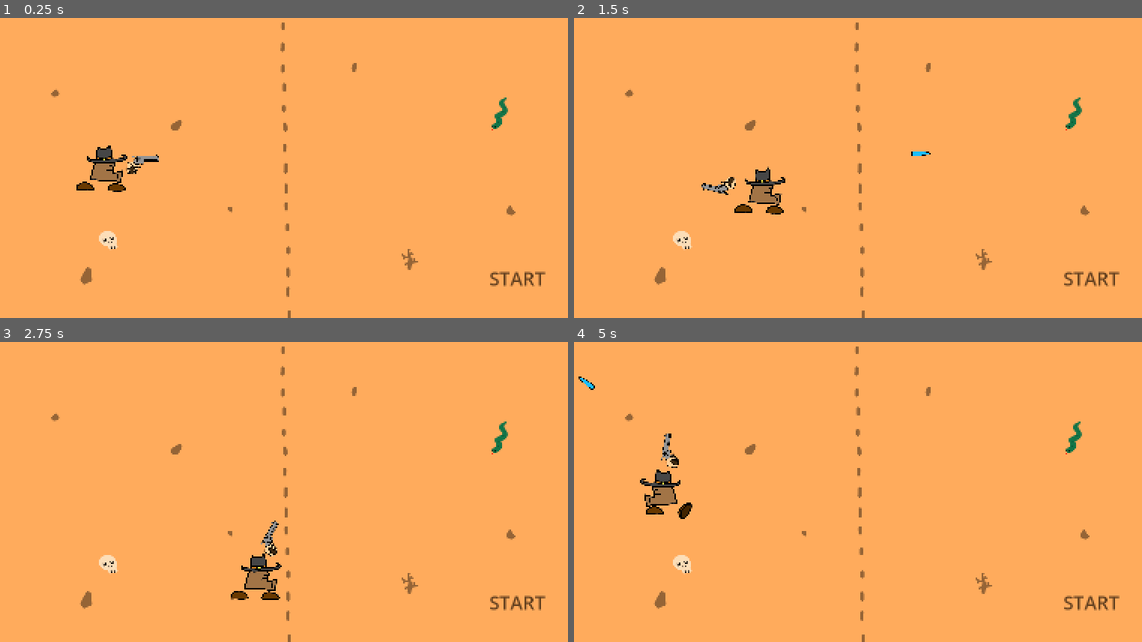
Above: before the commit, frames 1-4 (two rows, left to right).
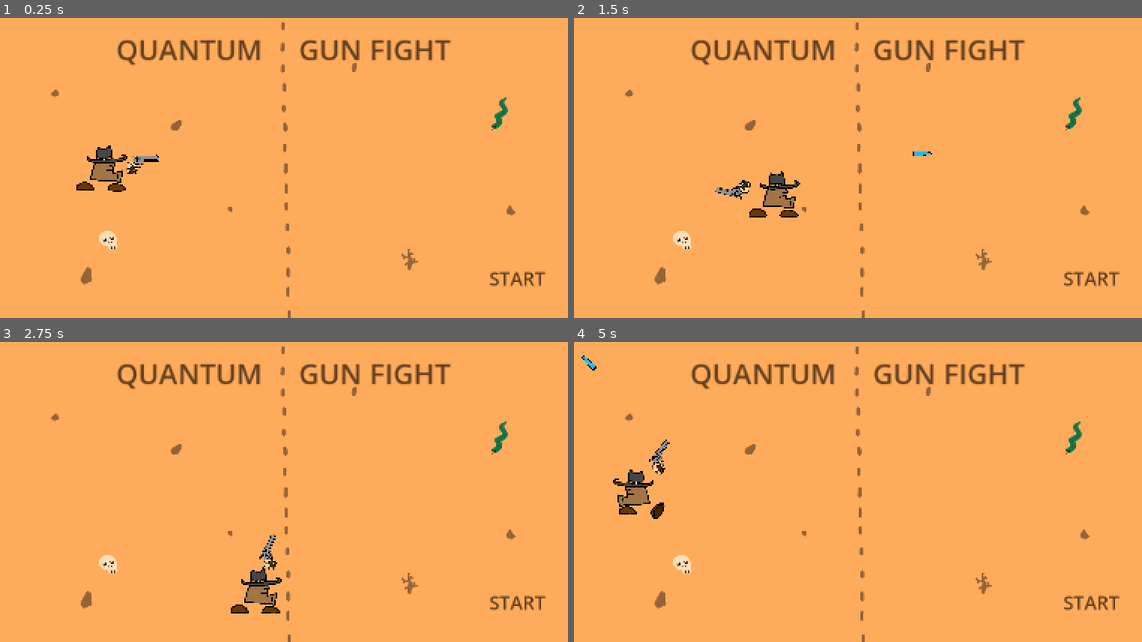
Above: after the commit, the same moments.

Repository: scrr-az/JD_prelim_proj
Game: Godot game, scene res://scenes/main.tscn
Same seed, same stepped clock (60 frames per second), same inputs: the game is played once before the commit and once after it. Sound files missing from this copy of the repository are replaced by a short silence.
Inputs (mouse positions are in pixels of both pictures, inside the frame that each line leads up to):
- Up to frame 1 (0.25 s): no input
- Up to frame 2 (1.5 s): tap Enter at 0.5 s; move the mouse to (988, 153) at 0.52 s; hold D (p1_right) 0.53-1.28 s; click (988, 153) at 0.6 s; move the mouse to (738, 183) at 1.27 s; hold S (p1_down) from 1.28 s (still down); tap Down (p2_down) at 1.35 s
- Up to frame 3 (2.75 s): move the mouse to (340, 426) at 2.02 s; release S (p1_down) at 2.03 s; hold D (p1_right) from 2.03 s (still down); hold Left (p2_left) from 2.03 s (still down)
- Up to frame 4 (5 s): move the mouse to (829, 552) at 2.77 s; release D (p1_right) at 2.78 s; release Left (p2_left) at 2.78 s; hold W (p1_up) 2.78-3.53 s; tap Right (p2_right) at 2.85 s; move the mouse to (1039, 537) at 3.52 s; hold Up (p2_up) 3.53-4.28 s; hold A (p1_left) from 3.53 s (still down); move the mouse to (676, 447) at 4.27 s; click (676, 447) at 4.35 s

The runs differ from the first frame. In frame 1, 1.8% of the frame differs, in the area x 20-80%, y 7-16%; in frame 2, 3.1%; in frame 3, 3.0%; in frame 4, 3.4%, in the area x 0-80%, y 4-59%.

Commit message:
added stuff hahga

Diff:
--- a/scenes/main.tscn
+++ b/scenes/main.tscn
@@ -35,6 +35,16 @@
 position = Vector2(-0.5, 0)
 shape = SubResource("RectangleShape2D_b3qua")
 
+[node name="Label2" type="Label" parent="." unique_id=1393271562]
+offset_left = -446.0
+offset_top = -368.0
+offset_right = 149.0
+offset_bottom = -299.0
+scale = Vector2(1.5, 1.5)
+theme_override_colors/font_color = Color(0.38647342, 0.25077, 0.12355999, 1)
+theme_override_font_sizes/font_size = 50
+text = "QUANTUM     GUN FIGHT"
+
 [node name="Camera2D" type="Camera2D" parent="." unique_id=288225239]
 
 [node name="Wall2" type="StaticBody2D" parent="." unique_id=774032764]
--- a/scripts/player.gd
+++ b/scripts/player.gd
@@ -1,6 +1,6 @@
 extends CharacterBody2D
 
-@export var max_speed = 300												## maximum speed
+@export var max_speed = 350												## maximum speed
 @export var accel = 200000												## acceleration
 @export var friction = 700000											## friction
 @export var bullet_scene : PackedScene									## bullet scene, gets instantiated
